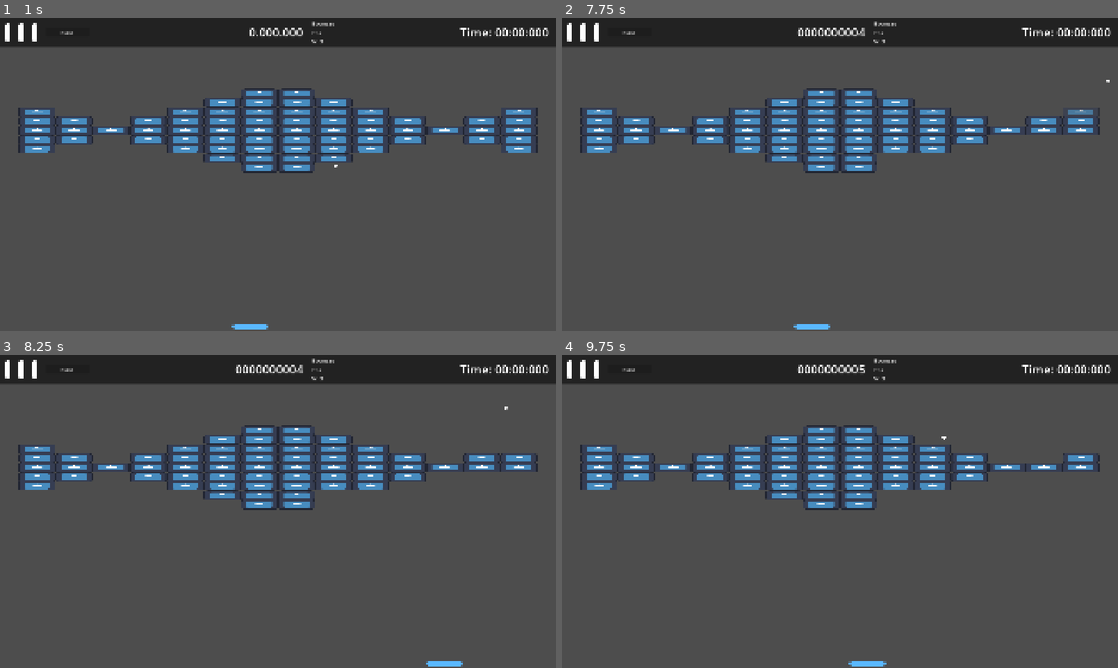
Above: before the commit, frames 1-4 (two rows, left to right).
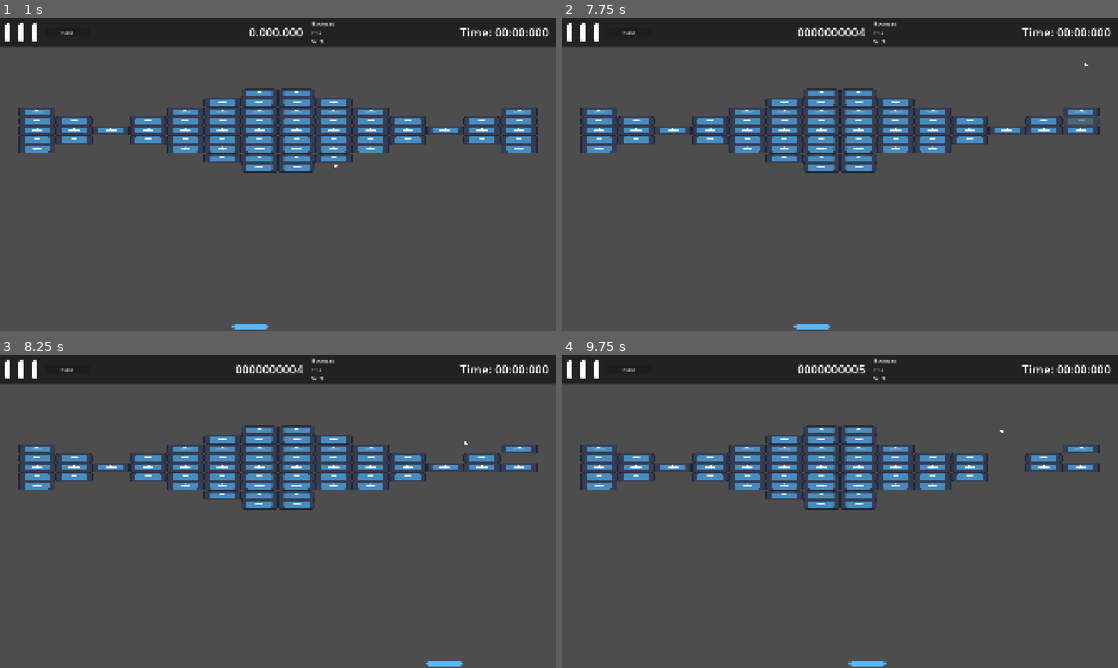
Above: after the commit, the same moments.

Repository: Fox-Alpha/BrickBreaker-MiniGame
Game: Godot game, scene res://scenes/game/main_game.tscn
The game is run twice, just before and just after one commit, with the same random seed, the same clock (stepped at 60 frames per second) and the same inputs. The engine's default icon, where the game draws it, is replaced by a stand-in: a white triangle on a blue panel in a dark square.
Inputs (mouse positions are in pixels of both pictures, inside the frame that each line leads up to):
- Up to frame 1 (1 s): move the mouse to (250, 237) at 0.52 s; hold D (p1_right) from 0.53 s (still down)
- Up to frame 2 (7.75 s): release D (p1_right) at 1.25 s; click "RESET" at 1.25 s; move the mouse to (1006, 221) at 2.02 s; hold D (p1_right) 2.03-2.78 s; move the mouse to (673, 127) at 2.77 s; hold A (p1_left) 2.78-5.03 s; move the mouse to (867, 174) at 3.52 s; move the mouse to (756, 96) at 4.27 s; move the mouse to (962, 158) at 5.02 s; hold D (p1_right) from 5.03 s (still down); move the mouse to (728, 190) at 5.77 s; move the mouse to (895, 105) at 6.52 s; move the mouse to (812, 237) at 7.27 s
- Up to frame 3 (8.25 s): keep holding D (p1_right); move the mouse to (444, 558) at 8.02 s
- Up to frame 4 (9.75 s): move the mouse to (673, 464) at 8.77 s; release D (p1_right) at 8.78 s; hold A (p1_left) from 8.78 s (still down); move the mouse to (867, 511) at 9.52 s

Frame 1 is identical in both runs. In frame 2, 0.2% of the frame differs, in the area x 90-99%, y 14-35%; in frame 3, 0.2%; in frame 4, 0.6%, in the area x 56-97%, y 24-38%.

Commit message:
Chg: Ball Beschleunigung Fix: unused var warning

Diff:
--- a/scenes/ball/ball_rigid.gd
+++ b/scenes/ball/ball_rigid.gd
@@ -2,7 +2,7 @@
 
 @export var initial_speed: float = 500.0
 @export var max_speed: float = 850.0
-@export var speed_increase: float = 1.07  # 5% Geschwindigkeitserhöhung pro Treffer
+@export var speed_increase: float = 1.1  # 5% Geschwindigkeitserhöhung pro Treffer
 
 var min_angle: float = 0.2  # Verhindert zu flache Winkel
 
@@ -40,6 +40,6 @@
 		normalized_vel = normalized_vel.normalized()
 		state.linear_velocity = normalized_vel * speed
 
-func _on_body_entered(body):
+func _on_body_entered(_body):
 	# Geschwindigkeit bei Kollision erhöhen
 	linear_velocity = linear_velocity.normalized() * (linear_velocity.length() * speed_increase)
